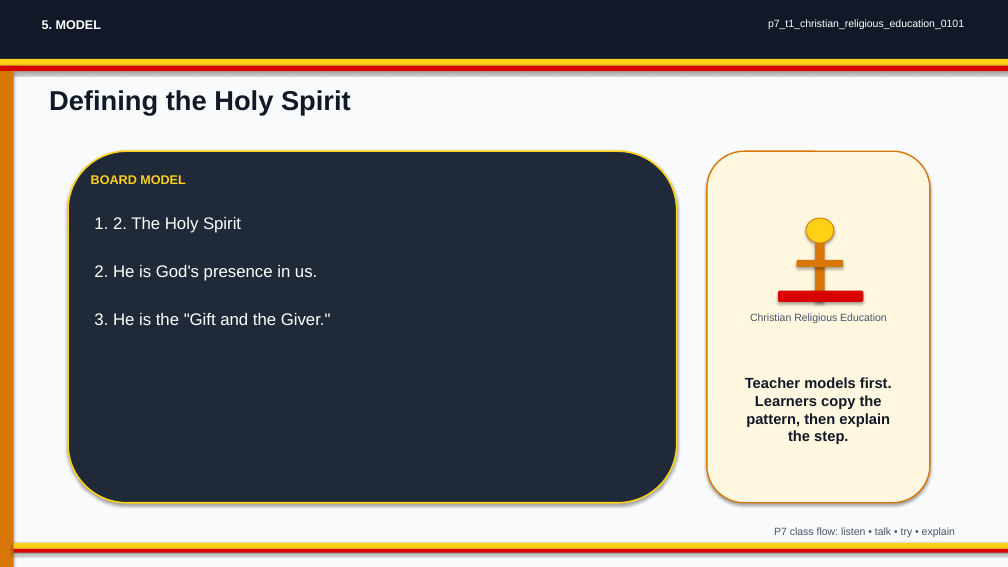
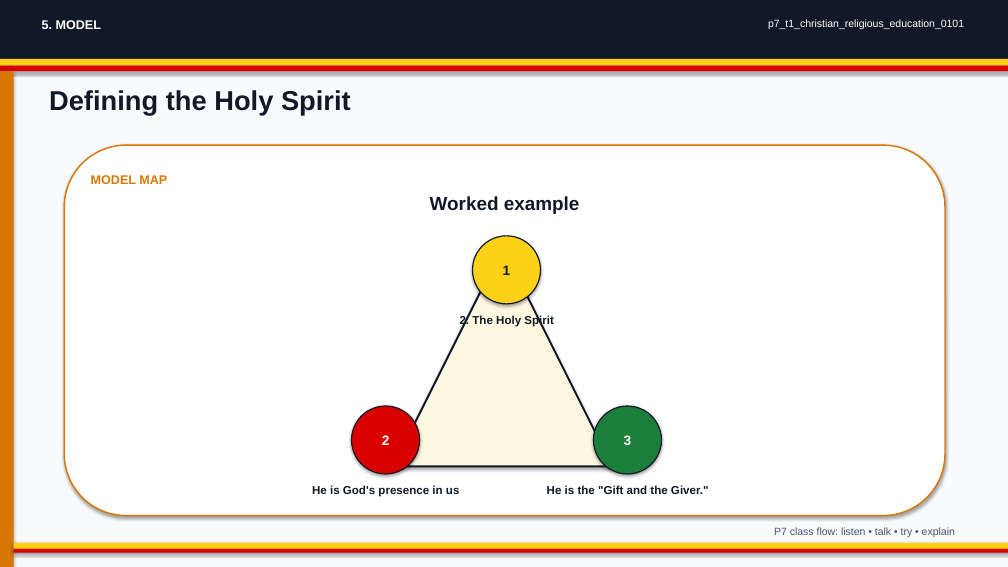
Before and after one commit to yousunjung84-edu/uganda-p7-mvp-20260629, a slide deck: slide 5 of uganda-p7-mvp/p7_t1_christian_religious_education_0101/p7_t1_christian_religious_education_0101.pptx. Drawn at 1008x567 pixels with LibreOffice and Linux fonts; fonts in the diff are those of the drawing. Boxes give left, top, right and bottom in pixels: in the first picture for what was removed or moved away, otherwise in the second. Text is boxed around its words. In the diff, an @@ line names an element or a change of style, - is before the commit and + after.

Commit message:
Upgrade decks to infographic-first slides

```diff
--- a/uganda-p7-mvp/p7_t1_christian_religious_education_0101/p7_t1_christian_religious_education_0101.pptx
+++ b/uganda-p7-mvp/p7_t1_christian_religious_education_0101/p7_t1_christian_religious_education_0101.pptx
@@ rounded rectangle "MODEL MAP": place and size @@
-rounded rectangle "MODEL MAP" at bbox=[68, 151, 677, 503]
+rounded rectangle "MODEL MAP" at bbox=[64, 145, 945, 516]
@@ rounded rectangle "MODEL MAP" at bbox=[64, 145, 945, 516]: fill #1F2937 to #FFFFFF; outline #FCD116 1.5 pt to #D97706 1.35 pt @@
@@ text in rounded rectangle at bbox=[91, 175, 167, 184]: text added @@
+MODEL MAP
@@ rounded rectangle removed at bbox=[707, 151, 930, 503] @@
@@ text at bbox=[430, 196, 580, 214]: text changed; size 12 to 18 pt; text colour #FCD116 to #111827 @@
-BOARD MODEL
+Worked example
@@ ellipse added at bbox=[473, 236, 541, 304], fill #FCD116, outline #111827 1.1 pt, 13 pt, text #111827, bold @@
+1
@@ ellipse removed at bbox=[806, 218, 834, 243] @@
@@ triangle added at bbox=[393, 247, 613, 467], fill #FFF7E0, outline #111827 1.8 pt @@
@@ rectangle removed at bbox=[797, 260, 843, 267] @@
@@ rectangle removed at bbox=[815, 243, 824, 302] @@
@@ rounded rectangle removed at bbox=[778, 291, 864, 302] @@
@@ text at bbox=[460, 315, 554, 327]: text changed; size 16 to 11 pt; text colour #FFFFFF to #111827; bold on @@
-1. 2. The Holy Spirit
+2. The Holy Spirit
@@ text removed at bbox=[750, 313, 887, 323] @@
-Christian Religious Education
@@ text removed at bbox=[745, 377, 892, 444] @@
-Teacher models first. Learners copy the pattern, then explain the step.
@@ ellipse added at bbox=[352, 406, 420, 474], fill #D90000, outline #111827 1.1 pt, 13 pt, text #FFFFFF, bold @@
+2
@@ ellipse added at bbox=[594, 406, 662, 474], fill #1B7F3A, outline #111827 1.1 pt, 13 pt, text #FFFFFF, bold @@
+3
@@ text at bbox=[312, 485, 459, 497]: text changed; size 16 to 11 pt; text colour #FFFFFF to #111827; bold on @@
-2. He is God's presence in us.
+He is God's presence in us
@@ text at bbox=[547, 485, 709, 494]: text changed; size 16 to 11 pt; text colour #FFFFFF to #111827; bold on @@
-3. He is the "Gift and the Giver."
+He is the "Gift and the Giver."
```
Also in this commit, not shown: 4 other slides changed, 23 other files.
